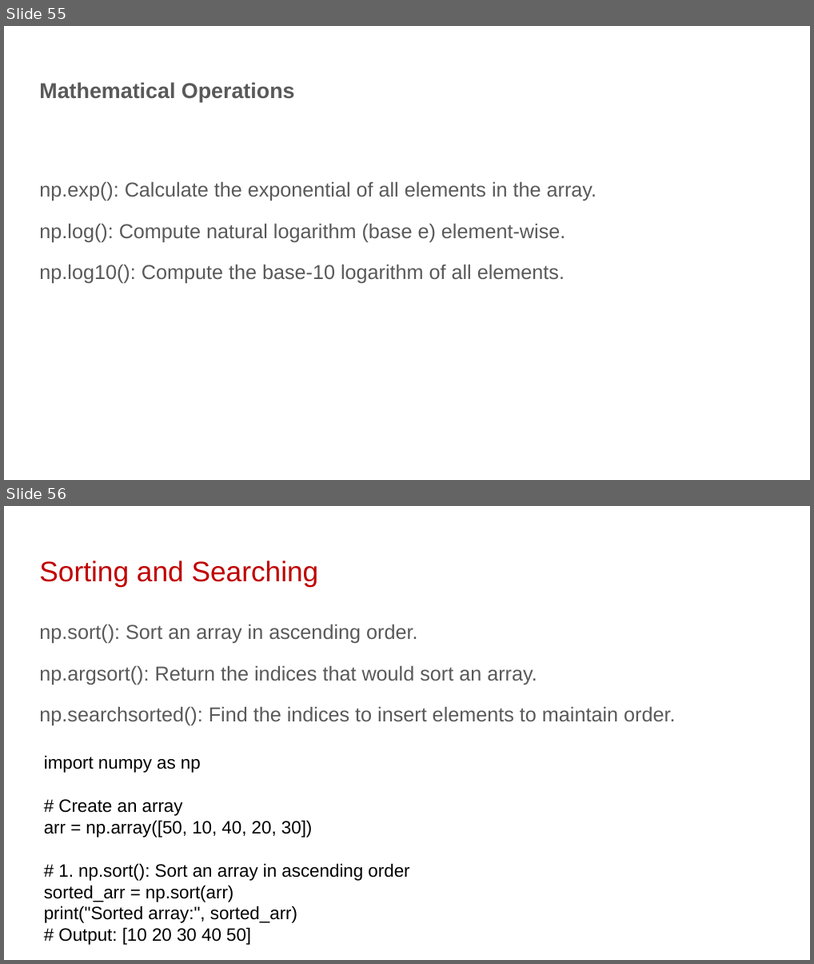
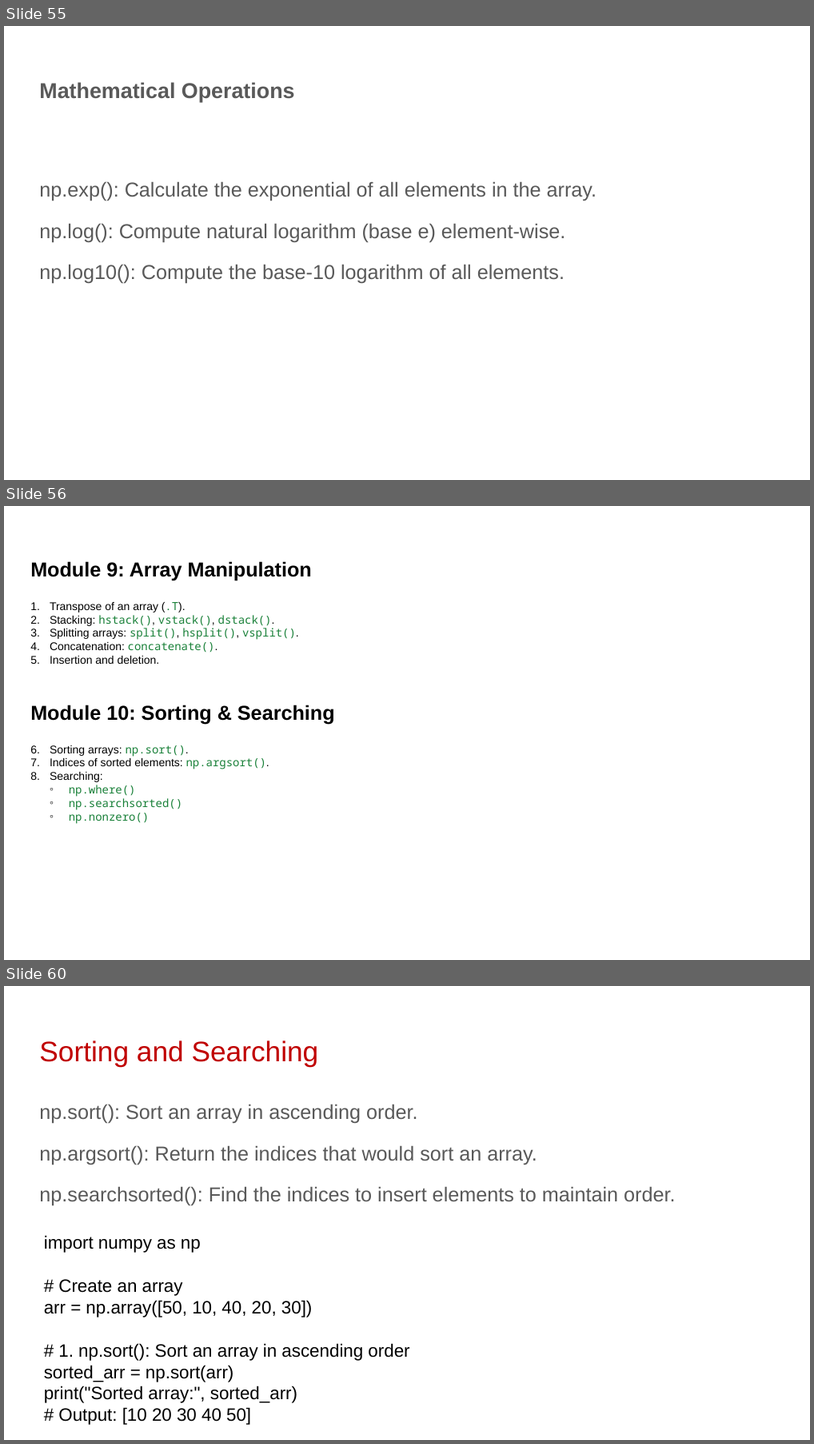
Before and after one commit to shahil04/ds_materials, a slide deck: 5.0_python_6.libraries/python_libraries/1.numpy/Numpy_class.pptx. Shown one above the other, each under a label of ours: slides 55 and 56 before the commit, slides 55, 56 and 60 after it; the slides between them are not shown. The pictures are 814x964 and 814x1444 pixels, drawn with LibreOffice and Linux fonts; fonts in the diff are those of the drawing. Boxes give left, top, right and bottom in pixels: in the first picture for what was removed or moved away, otherwise in the second. Text is boxed around its words. In the diff, an @@ line names an element or a change of style, - is before the commit and + after.

```diff
--- a/5.0_python_6.libraries/python_libraries/1.numpy/Numpy_class.pptx
+++ b/5.0_python_6.libraries/python_libraries/1.numpy/Numpy_class.pptx
@@ slide 56 added at bbox=[4, 506, 810, 960], background #FFFFFF @@
@@ text added at bbox=[30, 561, 335, 824], 10 pt, text #000000 @@
+Module 9: Array Manipulation
+1. Transpose of an array (.T).
+2. Stacking: hstack(), vstack(), dstack().
+3. Splitting arrays: split(), hsplit(), vsplit().
+4. Concatenation: concatenate().
+5. Insertion and deletion.
+Module 10: Sorting & Searching
+1. Sorting arrays: np.sort().
+2. Indices of sorted elements: np.argsort().
+3. Searching:
+  ◦ np.where()
+  ◦ np.searchsorted()
+  ◦ np.nonzero()
@@ what was slide 56 is now slide 60 @@
```
Also in this commit, not shown: 3 other slides added, 40 other files.
